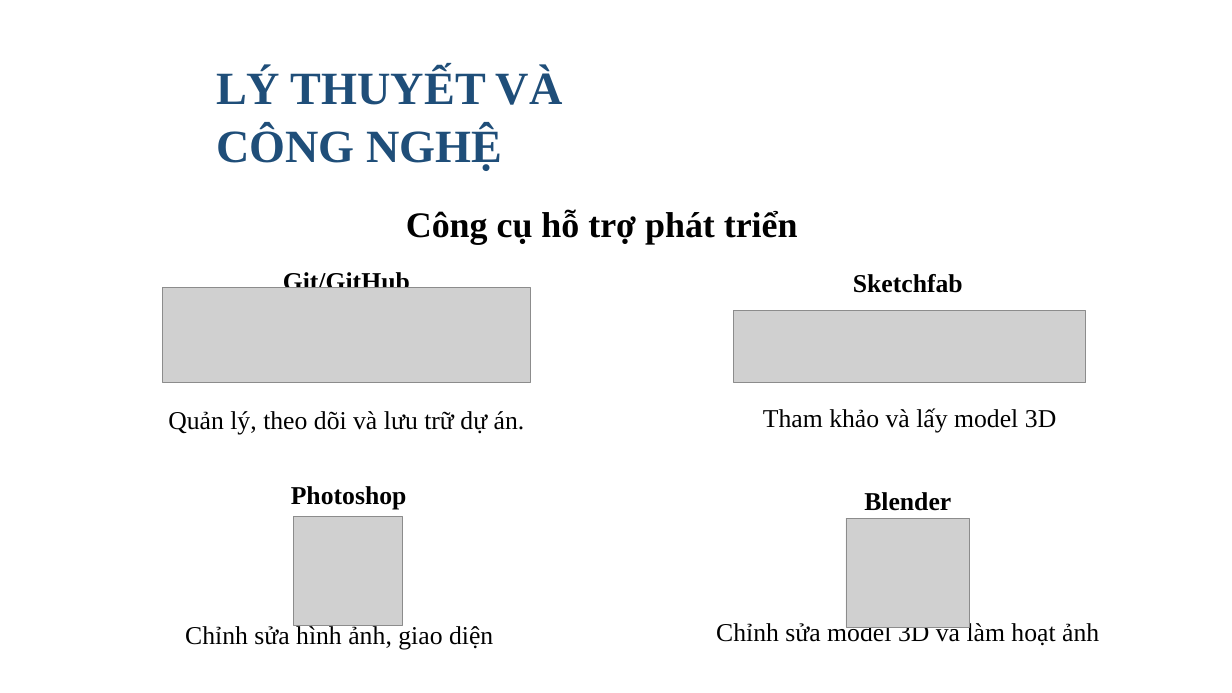
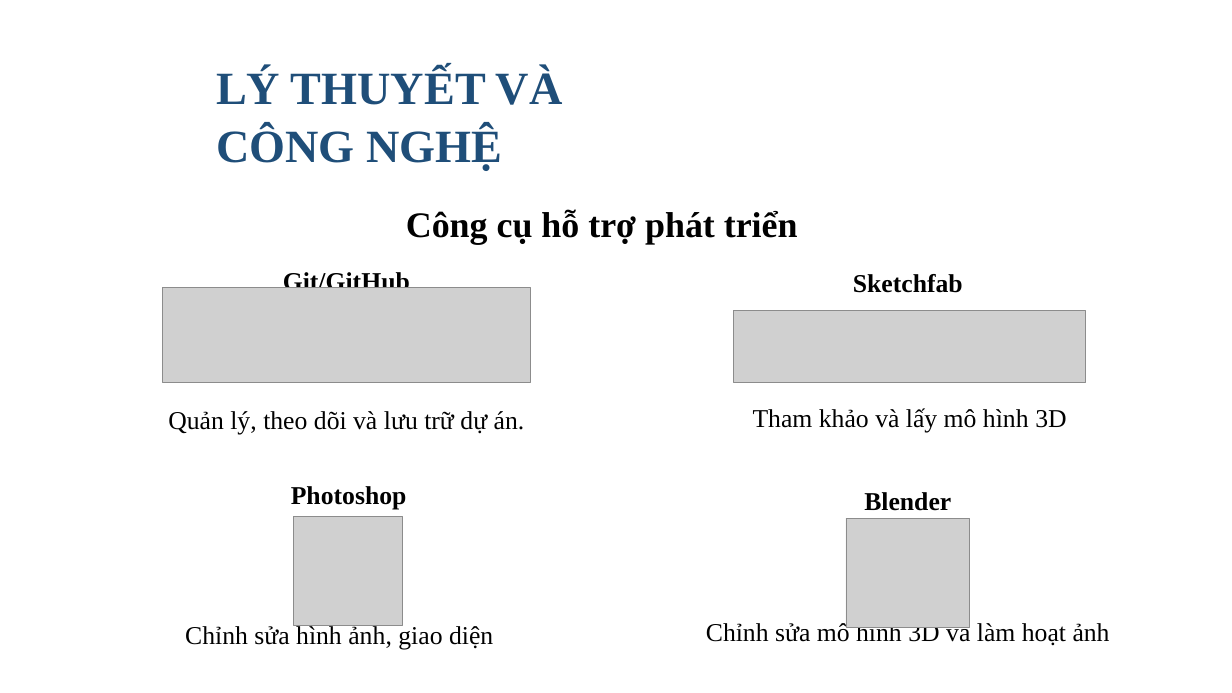
Before and after one commit to yuiai03/Roguelike_Project, a slide deck: slide 7 of output/ppt/ThaiVanHao-2121051075-DATHKT-fixed.pptx. Drawn at 1232x693 pixels with LibreOffice and Linux fonts; fonts in the diff are those of the drawing; grey boxes stand for pictures; background and template pictures are left out. Boxes give left, top, right and bottom in pixels: in the first picture for what was removed or moved away, otherwise in the second. Text is boxed around its words. In the diff, an @@ line names an element or a change of style, - is before the commit and + after.

```diff
--- a/output/ppt/ThaiVanHao-2121051075-DATHKT-fixed.pptx
+++ b/output/ppt/ThaiVanHao-2121051075-DATHKT-fixed.pptx
@@ text at box(753, 408, 1066, 433): text changed @@
-Tham khảo và lấy model 3D
+Tham khảo và lấy mô hình 3D
@@ text at box(706, 621, 1110, 645): text changed @@
-Chỉnh sửa model 3D và làm hoạt ảnh
+Chỉnh sửa mô hình 3D và làm hoạt ảnh
```
Also in this commit, not shown: 15 other slides changed, 2 slides added, 19 other files.
